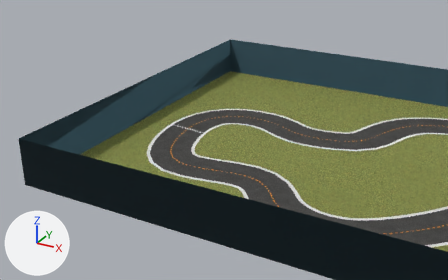
Before and after pictures for a commit that changed the COLLADA model bundle/meshes/reInvent2019_track_cw/reInvent2019_track_cw.dae.
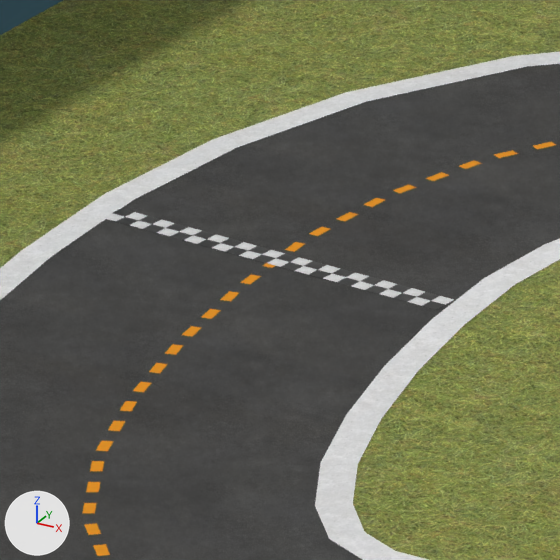
There are two pictures of each version: one from a camera (50 mm lens) standing at (3.4, -11.95, 5.76) and looking at (-3.22, 0.09, -0.27), one close up on the part from 36% to 48% of the width and 38% to 56% of the height. The lights are fixed; the arrows at lower left show +X, +Y and +Z.

Names of what the first close-up shows: 'StartLine', 'cl', 'field', 'il', 'ol', 'road', 'wall'.
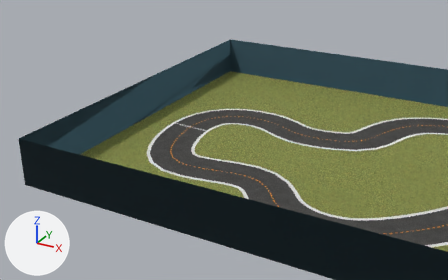
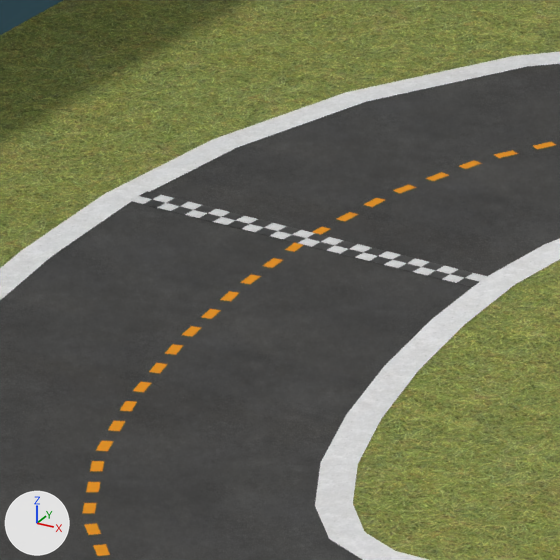
What changed in the scene script:
```text
Change ob_startline:
    ob_startline.location: (-4.02, -0.274, 0.003) -> (-4.022, -0.144, 0.003)
    ob_startline.rotation_euler: (0.0, 0.0, -2.512) -> (0.0, 0.0, -2.477)  # degrees (0, 0, -144) -> degrees (0, 0, -142)
```

Boxes [x1, y1, x2, y2] around the edits, measured in the close-ups (560 x 560 px):
'StartLine', moved, turned: before [103, 208, 454, 309]; after [130, 191, 488, 286]
